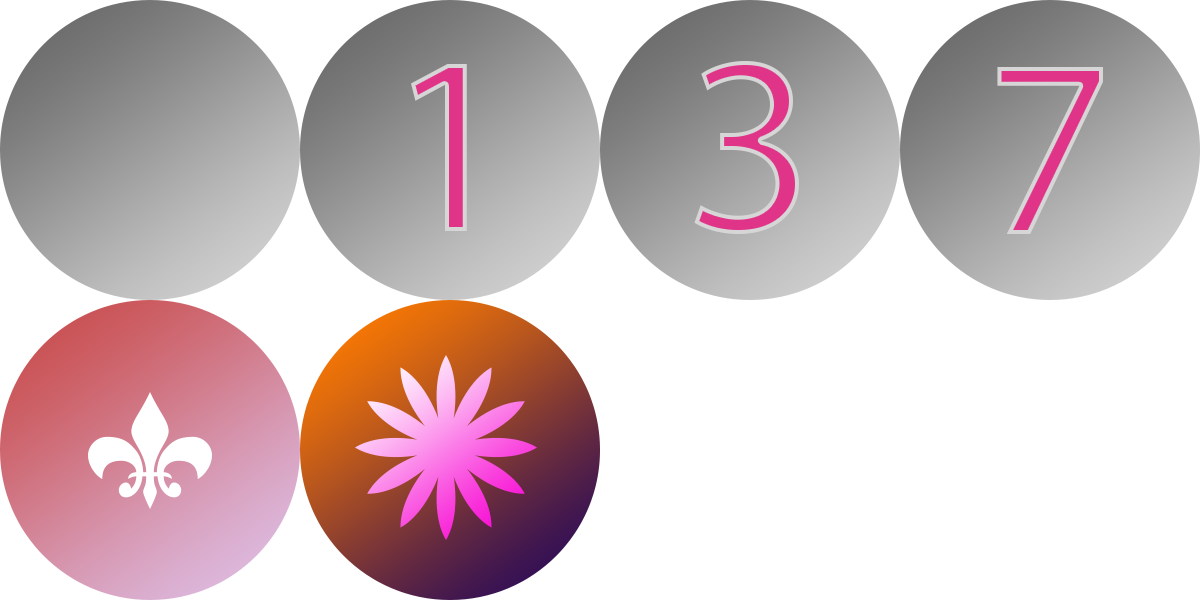
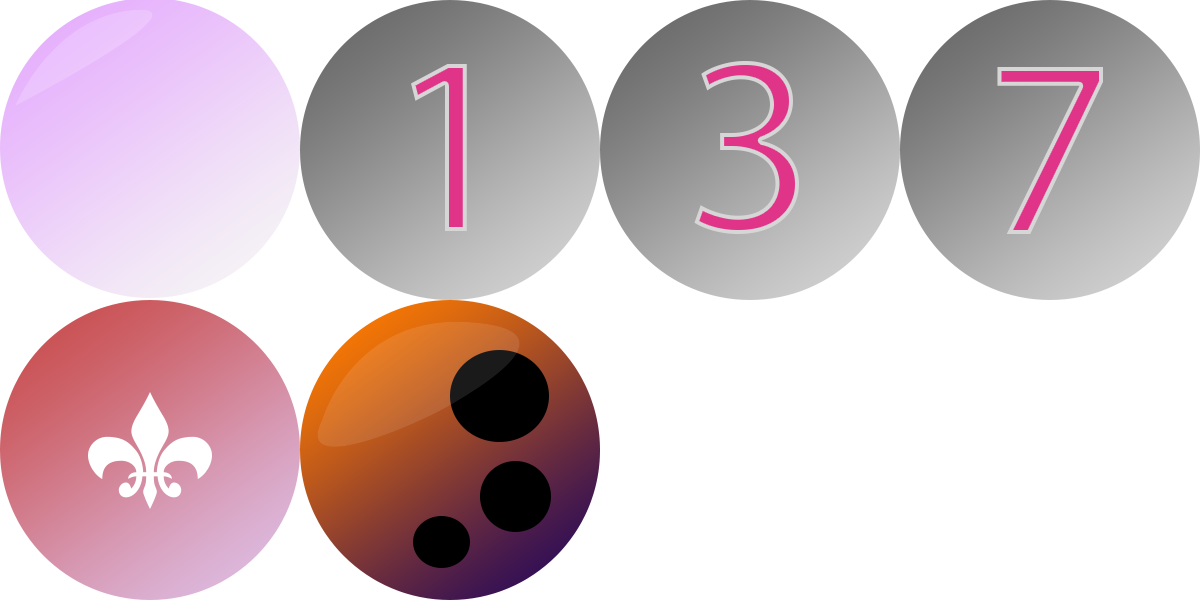
Before/after of a 1200x600 layered artwork. What changed in the layer stack:
added layer "Shine" (10%) in group "Bomb" over [317, 322, 520, 447]
hid "Shape 2" over [355, 355, 537, 540]
added layer "Ellipse 9 copy 2" in group "Bomb" over [413, 516, 470, 568]
added layer "Ellipse 9 copy" in group "Bomb" over [480, 461, 551, 532]
added layer "Ellipse 9" in group "Bomb" over [450, 350, 549, 442]
removed layer "Ellipse 1" from group "Normal" over [0, 0, 300, 300]
added layer "shine" (18%) in group "Normal" over [15, 9, 153, 106]
added layer "ball copy" in group "Normal" over [0, 0, 300, 298]
